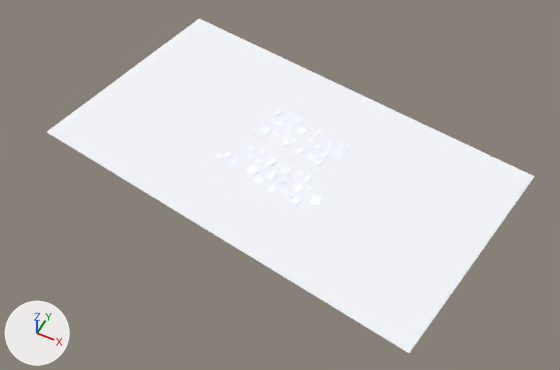
One commit to the glTF model neubau/seite/assets/uebergang-eroeffnung-modernisierung-hochkant.glb: the scene before it, then after it.
Camera for both pictures: a 50 mm lens placed at (96.7, -148.4, 162.3), pointed at (29.3, -13.6, -6.1). Lighting does not change. The marker at lower left points along +X, +Y and +Z. The first picture is the older version. Both versions are drawn at frame 200 of the action 'Punkt'; the numbers are the values there.

Names of what the first picture shows: 'Uebergang_Bogen' and 16 more.
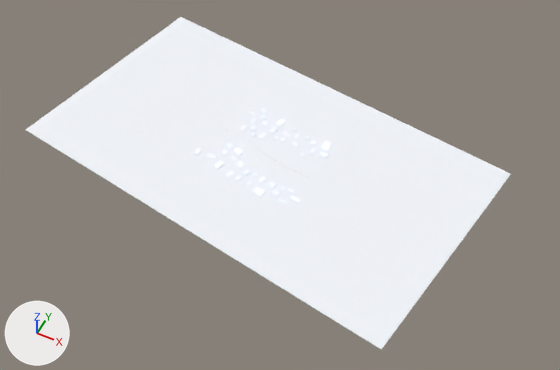
What changed in the scene script:
```text
Change ob_uebergang_bogen:
    ob_uebergang_bogen.location: (-34.0, 3.8, 0.0) -> (-40.2, 1.8, 0.0)
```

Pixel boxes (x1, y1, x2, y2) of what changed, in the pictures (560 x 370 px):
'Uebergang_Bogen', moved: before (47, 19, 535, 353); after (26, 17, 511, 349)
